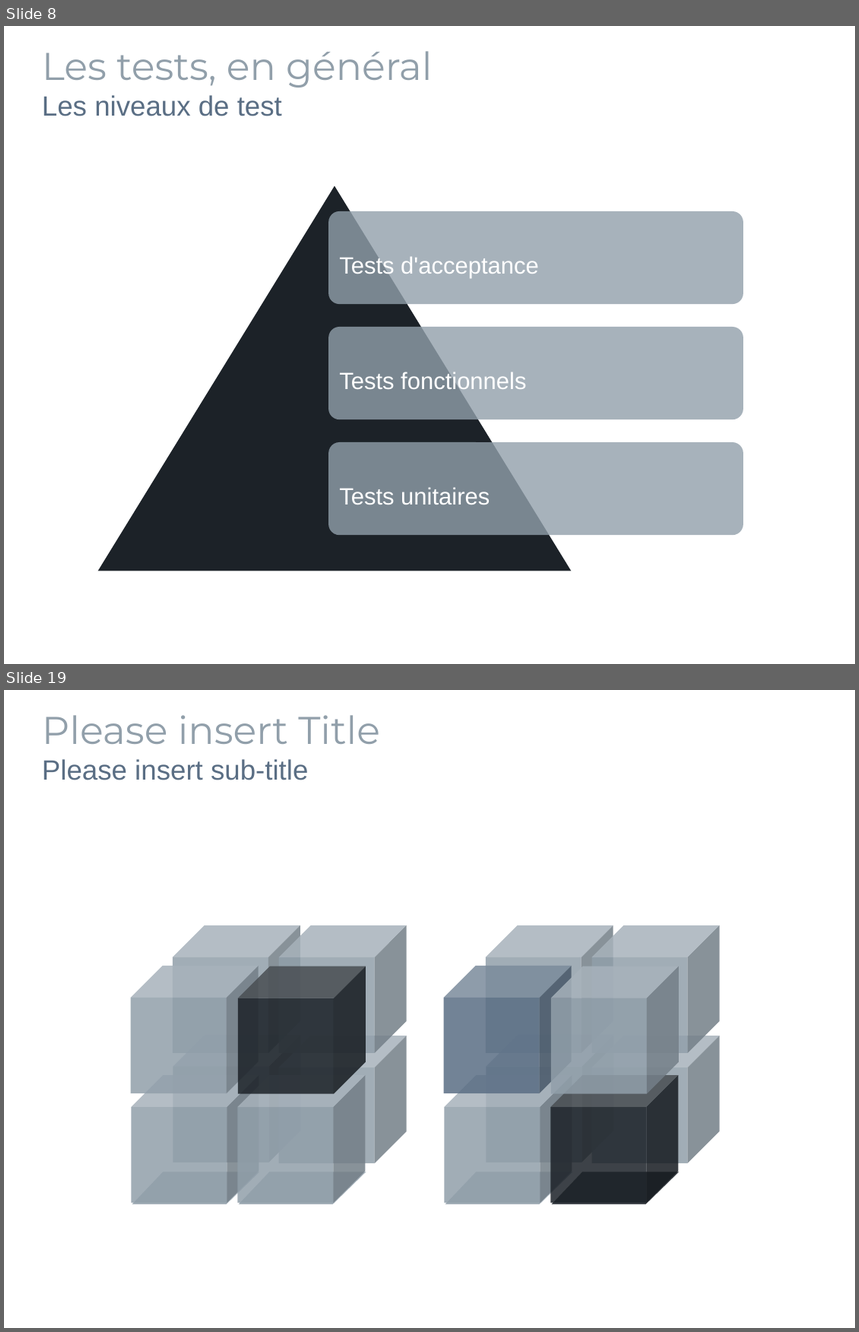
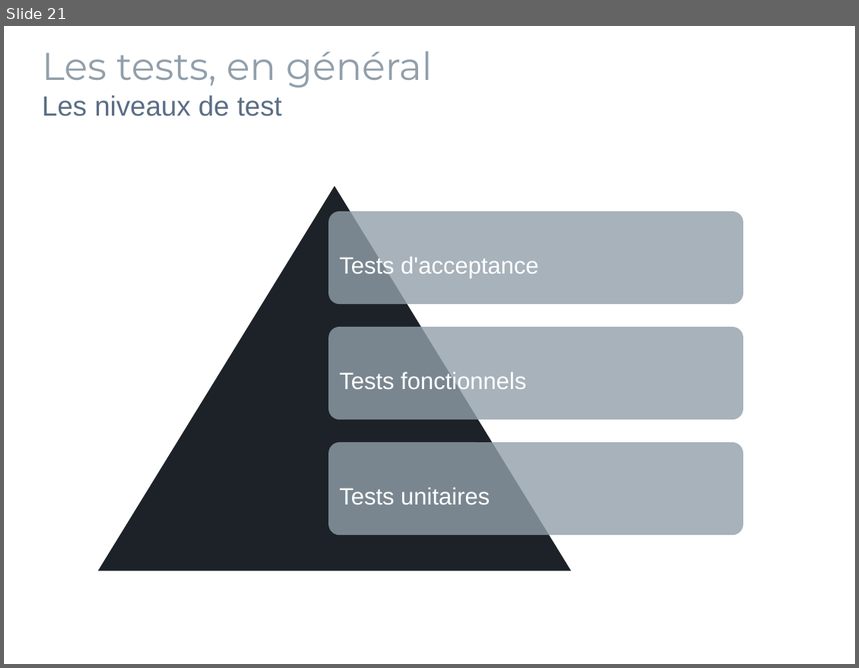
Before and after one commit to pbreault/TestsOnAndroid, a slide deck: Presentation.odp. Shown one above the other, each under a label of ours: slides 8 and 19 before the commit, slide 21 after it; the slides between them are not shown. The pictures are 859x1332 and 859x668 pixels, drawn with LibreOffice and Linux fonts; fonts in the diff are those of the drawing; background and template pictures are left out. Boxes give left, top, right and bottom in pixels: in the first picture for what was removed or moved away, otherwise in the second. Text is boxed around its words. In the diff, an @@ line names an element or a change of style, - is before the commit and + after.

```diff
--- a/Presentation.odp
+++ b/Presentation.odp
@@ slide 19 removed at [4, 690, 855, 1328], background picture (left out) @@
@@ text removed at [42, 715, 380, 780] @@
-Please insert Title
-Please insert sub-title
@@ cube removed at [173, 926, 300, 1053] @@
@@ cube removed at [279, 926, 407, 1053] @@
@@ cube removed at [486, 926, 614, 1053] @@
@@ cube removed at [592, 926, 720, 1053] @@
@@ cube removed at [131, 966, 258, 1094] @@
@@ cube removed at [238, 967, 366, 1094] @@
@@ cube removed at [444, 966, 572, 1094] @@
@@ cube removed at [552, 967, 679, 1094] @@
@@ cube removed at [173, 1035, 300, 1163] @@
@@ cube removed at [279, 1036, 407, 1163] @@
@@ cube removed at [486, 1035, 614, 1163] @@
@@ cube removed at [592, 1036, 720, 1163] @@
@@ cube removed at [132, 1075, 259, 1203] @@
@@ cube removed at [238, 1075, 366, 1203] @@
@@ cube removed at [444, 1075, 572, 1203] @@
@@ cube removed at [551, 1075, 678, 1203] @@
@@ freeform shape removed at [132, 1172, 259, 1205] @@
@@ freeform shape removed at [239, 1172, 367, 1205] @@
@@ freeform shape removed at [446, 1172, 573, 1205] @@
@@ freeform shape removed at [552, 1172, 679, 1205] @@
@@ what was slide 8 is now slide 21 @@
```
Also in this commit, not shown: 2 slides changed, 13 slides added, 12 other slides removed, 5 other files.
